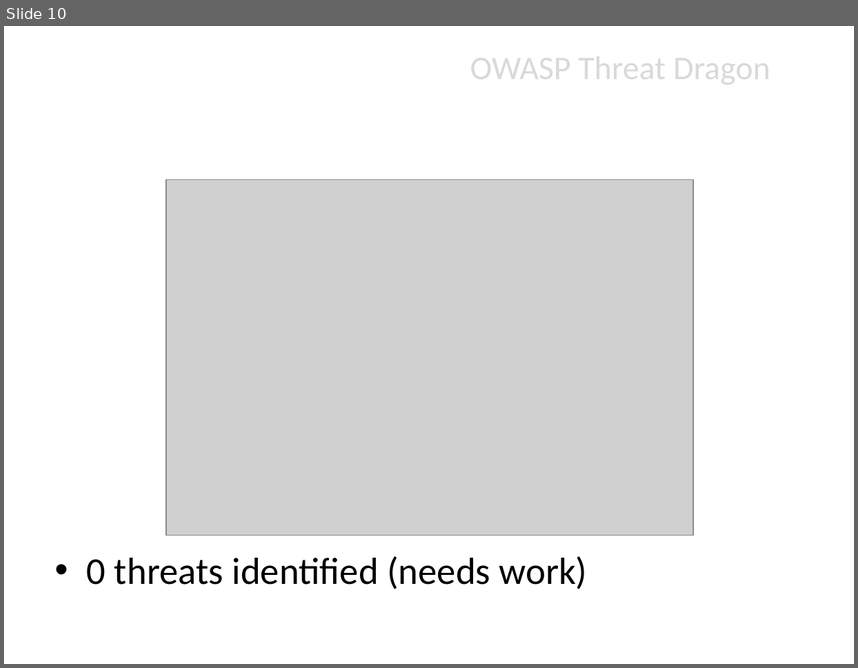
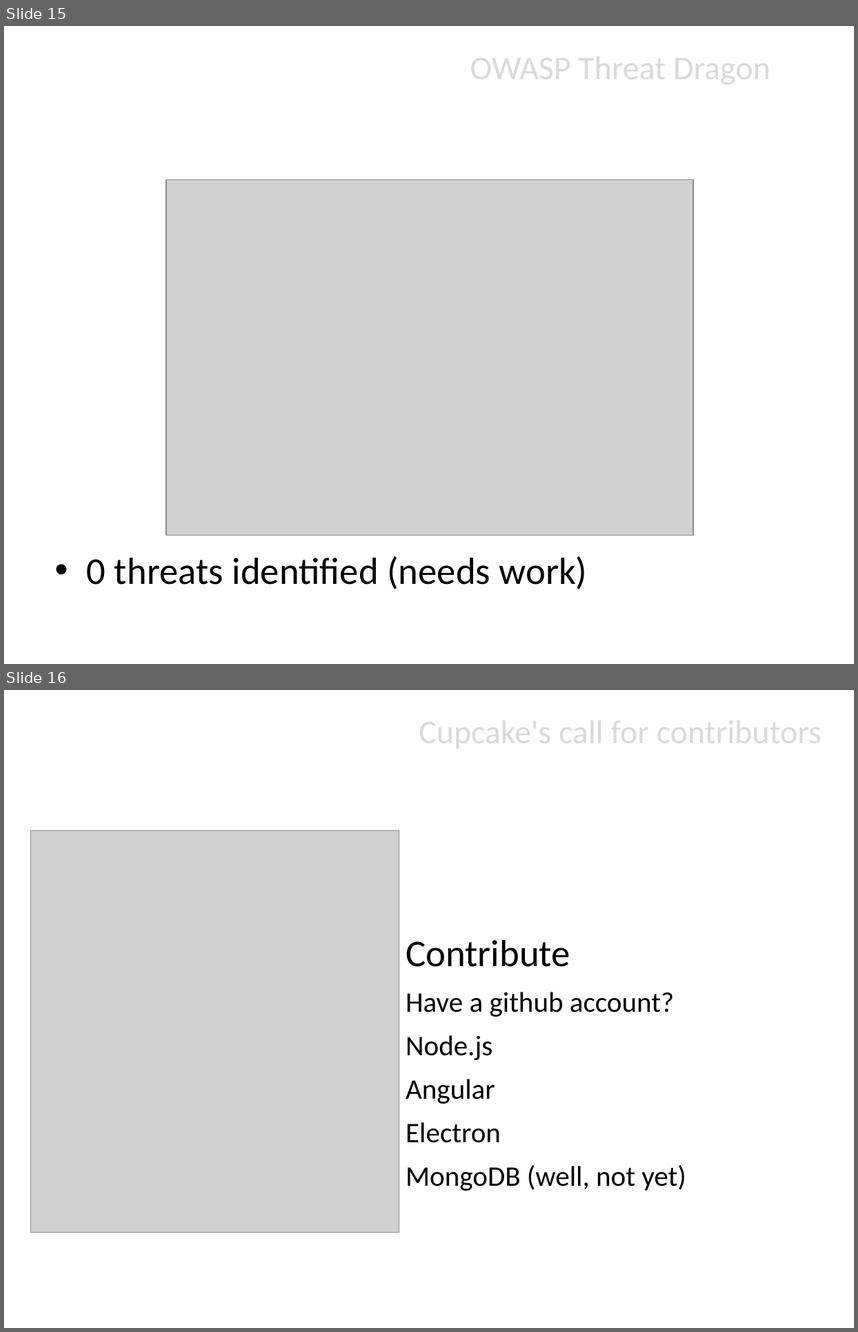
Before and after one commit to jgadsden/owasp-threat-dragon-models, a slide deck: OWASP_short_introduction_threat_modeling.odp. Shown one above the other, each under a label of ours: slide 10 before the commit, slides 15 and 16 after it. The pictures are 858x668 and 858x1332 pixels, drawn with LibreOffice and Linux fonts; fonts in the diff are those of the drawing; grey boxes stand for pictures; background and template pictures are left out. Boxes give left, top, right and bottom in pixels: in the first picture for what was removed or moved away, otherwise in the second. Text is boxed around its words. In the diff, an @@ line names an element or a change of style, - is before the commit and + after.

```diff
--- a/OWASP_short_introduction_threat_modeling.odp
+++ b/OWASP_short_introduction_threat_modeling.odp
@@ slide 16 added at [4, 690, 854, 1328], background picture (left out) @@
@@ title added at [419, 712, 822, 752], 28 pt, text #D9D9D9 @@
+Cupcake's call for contributors
@@ picture added at [30, 830, 399, 1232] @@
@@ text added at [406, 940, 686, 1190], 24 pt, text #000000 @@
+• Contribute
+• Have a github account?
+• Node.js
+• Angular
+• Electron
+• MongoDB (well, not yet)
@@ what was slide 10 is now slide 15 @@
```
Also in this commit, not shown: 5 slides changed, 3 other slides added, 2 slides removed.
